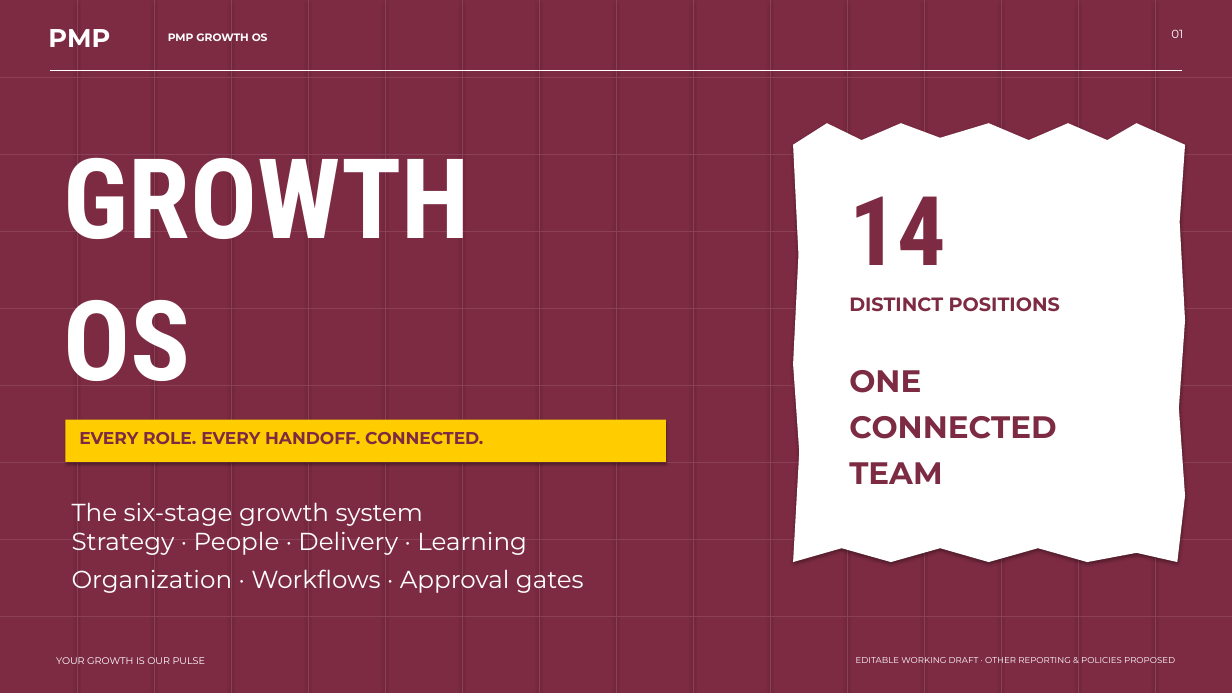
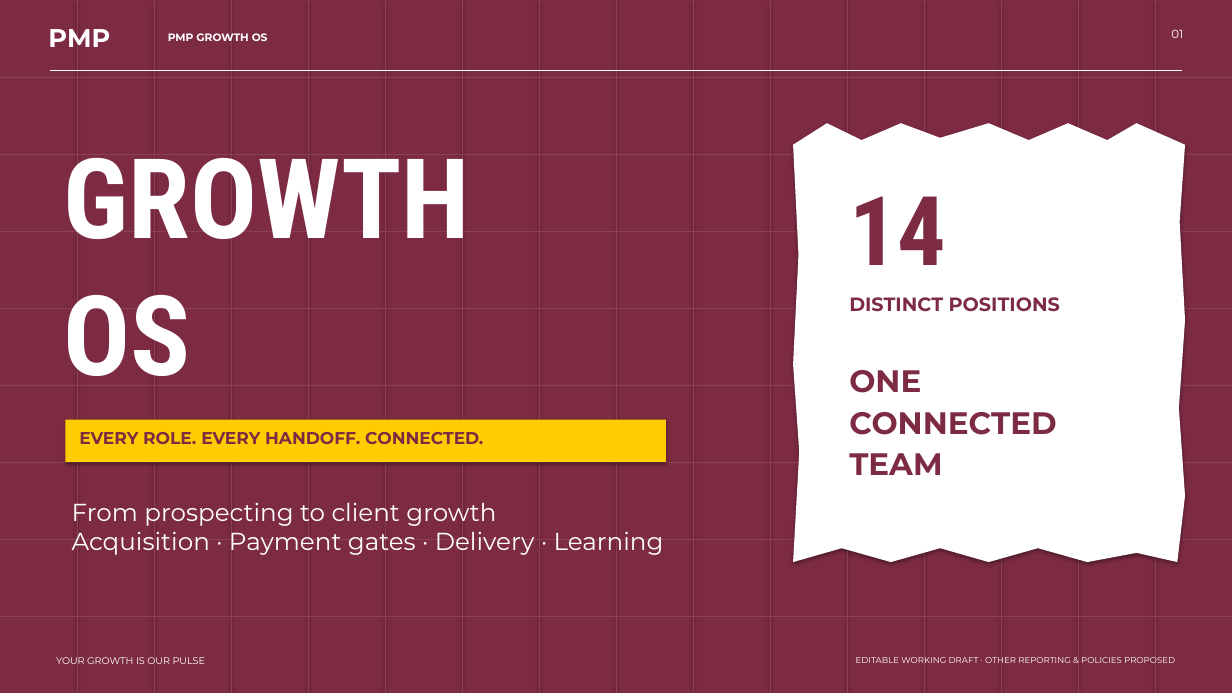
Before and after one commit to bassmasherif888-maker/PMP-Growth-Agency-, a slide deck: slide 1 of presentations/PMP-Growth-OS-Confirmed-Workflow-Editable.pptx. Drawn at 1232x693 pixels with LibreOffice and Linux fonts; fonts in the diff are those of the drawing. Boxes give left, top, right and bottom in pixels: in the first picture for what was removed or moved away, otherwise in the second. Text is boxed around its words. In the diff, an @@ line names an element or a change of style, - is before the commit and + after.

```diff
--- a/presentations/PMP-Growth-OS-Confirmed-Workflow-Editable.pptx
+++ b/presentations/PMP-Growth-OS-Confirmed-Workflow-Editable.pptx
@@ text "GROWTH" at box(64, 158, 470, 376): less space between paragraphs @@
@@ text "ONE" at box(849, 370, 1057, 475): less space between paragraphs @@
@@ text at box(72, 502, 664, 555): text changed @@
-The six-stage growth system
-Strategy · People · Delivery · Learning
-Organization · Workflows · Approval gates
+From prospecting to client growth
+Acquisition · Payment gates · Delivery · Learning
```
Also in this commit, not shown: 46 other slides changed, 10 slides added, 14 other files.
